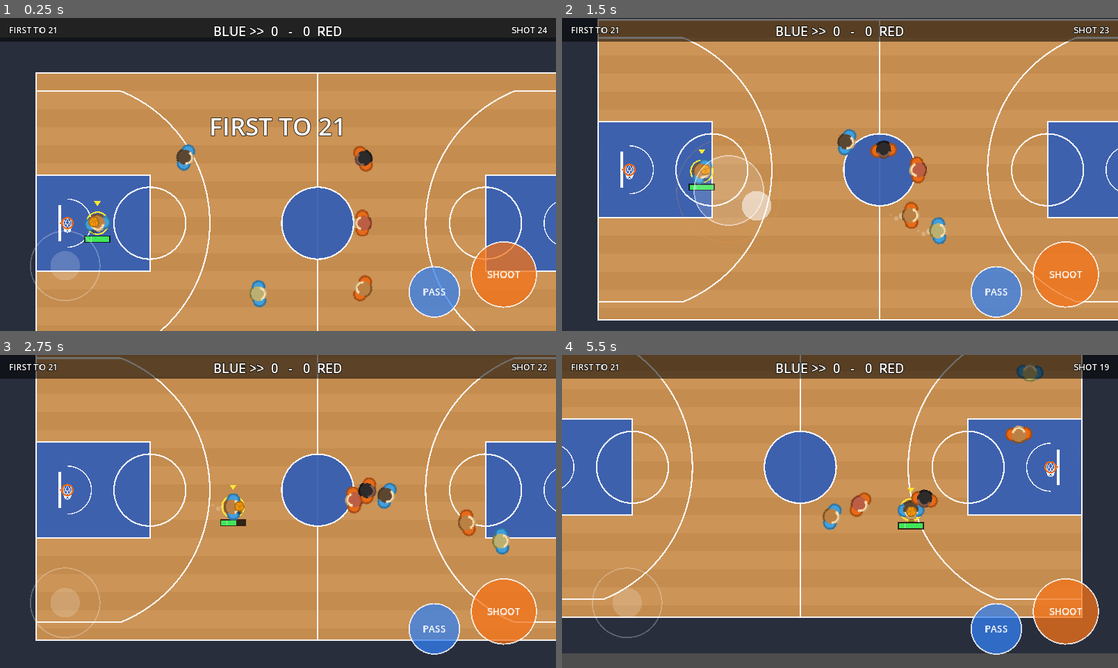
Above: before the commit, frames 1-4 (two rows, left to right).
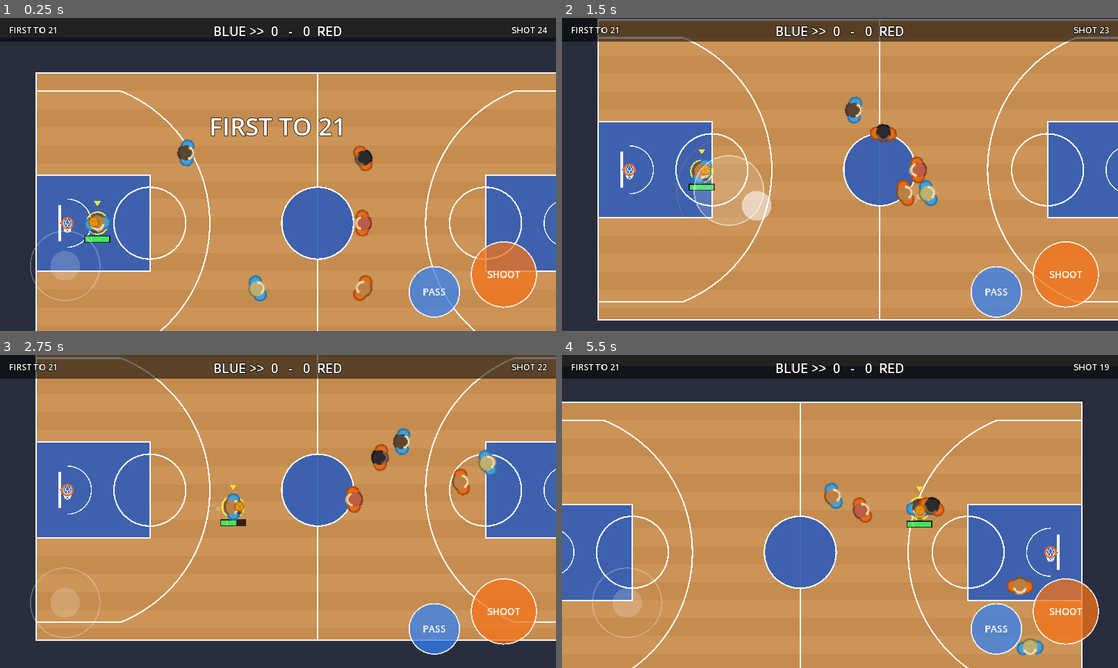
Above: after the commit, the same moments.

Repository: Kirmalo/road-trip-hoops
Game: Godot game, scene res://main.tscn
The game is run twice, just before and just after one commit, with the same random seed, the same clock (stepped at 60 frames per second) and the same inputs.
Inputs (mouse positions are in pixels of both pictures, inside the frame that each line leads up to):
- Up to frame 1 (0.25 s): no input
- Up to frame 2 (1.5 s): tap Enter at 0.5 s; move the mouse to (962, 158) at 0.52 s; hold D 0.53-1.25 s; tap J at 0.6 s; click (962, 158) at 0.67 s; tap Space at 0.77 s; drag from (728, 190) to (812, 237) at 1.27 s
- Up to frame 3 (2.75 s): move the mouse to (333, 442) at 2.02 s; hold D from 2.03 s (still down); hold Shift from 2.03 s (still down)
- Up to frame 4 (5.5 s): release D at 2.75 s; release Shift at 2.75 s; drag from (812, 574) to (673, 464) at 2.77 s; move the mouse to (1006, 558) at 3.52 s; hold A 3.53-4.25 s; tap K at 3.6 s; tap Space at 3.77 s; drag from (673, 464) to (756, 433) at 4.27 s; move the mouse to (867, 511) at 5.02 s; hold S from 5.03 s (still down); tap J at 5.1 s; click (867, 511) at 5.17 s

The runs differ from the first frame. In frame 1, 0.5% of the frame differs, in the area x 31-68%, y 38-93%; in frame 2, 1.6%; in frame 3, 1.6%; in frame 4, 55%, in the area x 0-100%, y 0-100%.

Commit message:
P3-06: player side of fouls and free throws; mirror offense spots by hoop
Fouls (defense.gd): a badly timed block jump that reaches the shooter's body
(too early, too late, or still up from a pump fake) fouls with
FOUL_BAD_JUMP_CHANCE (late jumps x FOUL_LATE_MULT); a poke at a ball the
handler shields with his body is a reach foul with FOUL_SHIELD_POKE_CHANCE.
The CPU sometimes reaches at a shielded ball (CPU_SHIELD_REACH). Calls
rules.call_foul(defender, fouled, kind) when it exists; a popup over the
fouler says why (FOUL: TOO LATE / TOO EARLY / BIT ON FAKE / REACH).

Free throws (player.gd, human_input.gd): while rules.ft_active everyone walks
to rules.ft_spot() and stands (no turbo, crossovers, pokes, block jumps); the
CPU shooter shoots after CPU_FT_WAIT with CPU_FT_QUALITY; the human uses the
meter and short taps are ignored; A only shoots for the shooter, B does
nothing, defense_action() is '-'. The last free throw's flight releases
everyone and the CPU boxes out.

spot_pos() mirrors the sideways offset by inward(hoop) (lead review, B1).

Co-Authored-By: Claude Opus 5.5 <noreply@anthropic.com>
Claude-Session: https://claude.ai/code/session_01K8WPuYbTD1xrCASynmgFd3

Diff:
--- a/scripts/defense.gd
+++ b/scripts/defense.gd
@@ -50,6 +50,29 @@
 const LAYUP_AIR_WINDOW := 0.12    # seconds after a layup leaves the hand that it can still be blocked
 const LAYUP_AIR_BLOCK_MULT := 0.5 # block chance x this on a layup already on its way up
 
+# ---- fouls (P3-06; owner Q3: bad timing only). Both the human and the CPU can foul; the call itself (whistle, free
+# throws, sideline ball) is rules.call_foul (P3-05). Target: about 3-6 fouls a game for both teams together. ----
+const FOUL_BAD_JUMP_CHANCE := 0.35  # a badly timed block jump that reaches the shooter's body: chance it is a foul
+const FOUL_CONTACT_FT := 3.0      # "reaches the shooter": the jumping defender is this close to the shooter's body
+                                  # (tighter than the block reach: a bad jump further off just misses)
+const FOUL_LATE_WINDOW := 0.2     # seconds after the block window that a late jump (still rising) into him fouls
+const FOUL_LATE_MULT := 0.35      # a late jump fouls with FOUL_BAD_JUMP_CHANCE x this (late jumps at layups are
+                                  # common and mostly catch only air: without it ~7 fouls a game)
+const FOUL_FAKE_WINDOW := 0.4    # a bad jump that started this soon after the shooter's pump fake: "bit on the fake"
+const FOUL_SHIELD_POKE_CHANCE := 0.2  # a poke at a ball the handler shields with his body: chance it is a reach foul
+                                  # (0.3 gave a STEAL-mashing human ~6 reach fouls a game)
+const FOUL_SHIELD_DEG := 120.0    # shielded: the angle handler->ball vs handler->defender is at least this (exposure 0)
+const CPU_SHIELD_REACH := 0.06    # CPU: ball shielded and his poke gap is up: chance he reaches in anyway (bad timing)
+const FOUL_POPUP_COLOR := Color(1.0, 0.85, 0.2)
+const FOUL_POPUP_SIZE := 34
+const FOUL_POPUP_RISE_FT := 6.0   # the reason popup floats this far above the fouler (over rules' "FOUL!" popup)
+const FOUL_REASONS := {           # what the popup over the fouler says, so the human sees why
+	"early": "FOUL: TOO EARLY",   # came down on the shooter (jumped before the shot)
+	"late": "FOUL: TOO LATE",     # jumped after the ball was gone, into his body
+	"fake": "FOUL: BIT ON FAKE",  # still up from jumping at a pump fake
+	"reach": "FOUL: REACH",       # poked through a shielded ball
+}
+
 # ---- CPU block jumps (P2-07) ----
 const CPU_JUMP_FT := 6.0          # the CPU defender jumps at a shooter this close when the shot (or fake) starts
 const CPU_JUMP_REACT_MIN := 0.12  # reaction delay in seconds, random between these
@@ -79,6 +102,10 @@
 var _cross_beat := false     # this crossover beats him
 var _cross_target := Vector2.ZERO   # where he was heading when the crossover started (he keeps going there)
 var _recover_t := 0.0        # seconds left of a recovery sprint
+
+# fouls (P3-06)
+var foul_pending := ""       # a bad rim-block jump that fouled: called once the shot is in the air (call_pending_fouls)
+var foul_rolled := -1        # game.shot_serial this defender's foul dice were rolled for (once per shot)
 
 func _init(player, g) -> void:
 	p = player
@@ -184,6 +211,9 @@
 	if not exposed:
 		game.stat("cpu_poke_skipped_shielded")
 		_poke_gap = CPU_POKE_RECHECK
+		if is_shielded(game, p, h) and game.rng.randf() < Difficulty.value(p.team, "shield_reach", CPU_SHIELD_REACH):
+			game.stat("cpu_shield_reaches")   # reaches in at a shielded ball anyway (badly timed): may foul
+			_poke(h)
 		return
 	if game.rng.randf() >= Difficulty.value(p.team, "poke_chance", CPU_POKE_CHANCE):
 		_poke_gap = CPU_POKE_RECHECK
@@ -196,6 +226,8 @@
 	var crossing: bool = "cross_t" in h and h.cross_t > 0.0
 	_poke_gap = CPU_POKE_CROSS_GAP if crossing else CPU_POKE_GAP
 	game.stat("cpu_pokes")
+	if try_reach_foul(game, p, h):
+		return
 	game.attempt_steal(p)
 
 # The other team's shooter worth jumping at: the handler, or the shooter of a ball still in its block window.
@@ -285,8 +317,124 @@
 		_count_try(g, d, good)
 		var chance: float = d.block_chance(good) * (DUNK_BLOCK_MULT if dunk else 1.0)
 		if g.rng.randf() < chance:
+			clear_pending_fouls(g, shooter)   # blocked: no foul on this shot
 			return d
+		if not good:
+			# a bad jump into him at the release (late: still rising; early: coming down): maybe a foul, called once
+			# the shot is in the air (player.release_rim_shot -> call_pending_fouls)
+			var why: String = "late" if tim == "wait" else _early_reason(d, shooter)
+			if _foul_roll(g, d, shooter, g.shot_serial + 1, why):
+				d.def.foul_pending = why
 	return null
+
+# ---------------- fouls (P3-06) ----------------
+
+# free throws are on (rules.ft_active, P3-05; false while that isn't merged)
+static func ft_on(g) -> bool:
+	return g.rules != null and "ft_active" in g.rules and bool(g.rules.ft_active)
+
+# A bad block jump that reaches the shooter: rolls FOUL_BAD_JUMP_CHANCE once per shot (serial). Good timing never
+# calls this. The CPU doesn't change its jumping to avoid fouls.
+static func _foul_roll(g, d, shooter, serial: int, why: String) -> bool:
+	if d.def.foul_rolled == serial:
+		return false
+	if d.position.distance_to(shooter.position) > FOUL_CONTACT_FT * g.FT:
+		return false   # a bad jump, but not into his body: just a miss
+	d.def.foul_rolled = serial
+	g.stat("bad_jump_contacts_" + why)
+	var chance: float = Difficulty.value(d.team, "foul_bad_jump", FOUL_BAD_JUMP_CHANCE)
+	return g.rng.randf() < chance * (FOUL_LATE_MULT if why == "late" else 1.0)
+
+# a jump that is already coming down at the release: "fake" if it started at the shooter's pump fake, else "early"
+static func _early_reason(d, shooter) -> String:
+	if "since_fake" in shooter:
+		var after_fake: float = shooter.since_fake - d.block_jump_t
+		if after_fake >= 0.0 and after_fake <= FOUL_FAKE_WINDOW:
+			return "fake"
+	return "early"
+
+# called by player.release_rim_shot once the dunk/layup is in the air: the first pending bad-jump foul is called
+static func call_pending_fouls(g, shooter) -> void:
+	var fouler = null
+	var why := ""
+	for d in g.teams[1 - shooter.team]:
+		if d.def.foul_pending != "" and fouler == null:
+			fouler = d
+			why = d.def.foul_pending
+		d.def.foul_pending = ""
+	if fouler != null:
+		commit_foul(g, fouler, shooter, "shooting", why)
+
+static func clear_pending_fouls(g, shooter) -> void:
+	for d in g.teams[1 - shooter.team]:
+		d.def.foul_pending = ""
+
+# Counts the foul, shows why over the fouler, and calls the rules (P3-05; guarded so this branch runs alone).
+# kind: "shooting" or "reach"; why: a FOUL_REASONS key.
+static func commit_foul(g, d, fouled, kind: String, why: String) -> void:
+	var human: bool = g.is_human(d)
+	if kind == "reach":
+		g.stat("fouls_shield_poke")
+		g.stat("fouls_shield_poke_t%d" % d.team)
+		if human:
+			g.stat("human_fouls_reach")
+	else:
+		g.stat("foul_bad_jumps")
+		g.stat("fouls_block")
+		g.stat("fouls_block_t%d" % d.team)
+		g.stat("fouls_block_" + why)
+		if human:
+			g.stat("human_fouls_block")
+	if g.fx != null:
+		var col: Color = FOUL_POPUP_COLOR if human else g.TEAM_COLORS[d.team]
+		g.fx.popup(String(FOUL_REASONS.get(why, "FOUL")), d.position + Vector2(0, -FOUL_POPUP_RISE_FT * g.FT), col,
+				FOUL_POPUP_SIZE + (6 if human else 0))
+	if g.rules != null and g.rules.has_method("call_foul"):
+		g.rules.call_foul(d, fouled, kind)
+	else:
+		g.stat("fouls_uncalled")   # rules.call_foul not merged yet (P3-05): counted, play goes on
+		if human:
+			g.stat("human_fouls")  # P3-05's call_foul counts this once merged
+
+# The handler's body is between the defender and the ball: a poke now reaches through him.
+static func is_shielded(g, d, h) -> bool:
+	var ball = g.ball
+	if h == null or d == null or ball.state != ball.HELD or ball.holder != h or h.team == d.team:
+		return false
+	if h.shooting or h.rim_kind != "" or ("fake_t" in h and h.fake_t > 0.0) or ("cross_t" in h and h.cross_t > 0.0):
+		return false   # the ball is up or crossing in front: not shielded
+	if d.position.distance_to(h.position) > g.STEAL_POKE_PX:
+		return false
+	var to_ball: Vector2 = ball.position - h.position
+	var to_def: Vector2 = d.position - h.position
+	if to_ball.length() < 0.01 or to_def.length() < 0.01:
+		return false
+	return rad_to_deg(absf(to_ball.angle_to(to_def))) >= FOUL_SHIELD_DEG
+
+# P3-05's main.attempt_steal may roll its own reach foul (FOUL_REACH_CHANCE): then this file leaves the dice to it,
+# so a shielded poke is never rolled twice
+static func _reach_foul_elsewhere(g) -> bool:
+	for o in [g, g.rules]:
+		if o != null and o.get_script() != null and o.get_script().get_script_constant_map().has("FOUL_REACH_CHANCE"):
+			return true
+	return false
+
+# A poke (human STEAL or CPU) at a shielded ball: a reach foul with FOUL_SHIELD_POKE_CHANCE. True if it fouled (then
+# don't also attempt the steal). Called right before game.attempt_steal.
+static func try_reach_foul(g, d, h) -> bool:
+	if h == null or d.stumble_t > 0.0 or d.steal_cooldown > 0.0 or not is_shielded(g, d, h):
+		return false
+	g.stat("shield_pokes_t%d" % d.team)
+	if g.is_human(d):
+		g.stat("human_shield_pokes")
+	if _reach_foul_elsewhere(g):
+		return false
+	if g.rng.randf() >= Difficulty.value(d.team, "shield_poke_foul", FOUL_SHIELD_POKE_CHANCE):
+		return false
+	d.steal_cooldown = g.STEAL_COOLDOWN
+	d.poke_t = g.STEAL_POKE_FREEZE
+	commit_foul(g, d, h, "reach", "reach")
+	return true
 
 # Jump-shot (and layup) blocks on timing, every frame from main.gd: while the shot is in its first
 # JUMPER_BLOCK_WINDOW seconds, an airborne defender near the ball gets one try per shot. Also counts early jumps.
@@ -303,12 +451,15 @@
 			g.stat("jumps_early")   # landed before any shot left the hand (jumped too soon, or at a fake)
 			g.stat("jumps_early_t%d" % pl.team)
 		dd._was_air = air
-	if ball.state != ball.SHOT or ball.shooter == null:
-		return
+	if ball.state != ball.SHOT or ball.shooter == null or ft_on(g):
+		return   # (free throws: no blocks, no fouls)
 	if ball.shot_kind == "dunk" or (ball.shot_kind == "layup" and not LAYUP_AIR_BLOCKS):
 		return
 	var layup: bool = ball.shot_kind == "layup"
-	if ball.shot_t * ball.shot_time >= (LAYUP_AIR_WINDOW if layup else JUMPER_BLOCK_WINDOW):
+	var window: float = LAYUP_AIR_WINDOW if layup else JUMPER_BLOCK_WINDOW
+	var since: float = ball.shot_t * ball.shot_time
+	if since >= window:
+		_check_late_fouls(g, since, window)
 		return
 	for d in g.teams[1 - ball.shooter.team]:
 		if d.block_jump_t < 0.0 or d.def.rolled_shot == g.shot_serial:
@@ -325,3 +476,22 @@
 			g.stat("layup_air_blocks" if layup else "jumper_blocks")
 			g.block_shot(d)
 			return
+		var why: String = _early_reason(d, ball.shooter)
+		if not good and _foul_roll(g, d, ball.shooter, g.shot_serial, why):
+			commit_foul(g, d, ball.shooter, "shooting", why)   # came down on him
+			return
+
+# Just after the block window: a defender who jumped after the ball was gone (too late to block it) and is still
+# rising into the shooter can foul him (once per shot)
+static func _check_late_fouls(g, since: float, window: float) -> void:
+	if since >= window + FOUL_LATE_WINDOW:
+		return
+	var ball = g.ball
+	for d in g.teams[1 - ball.shooter.team]:
+		if d.block_jump_t < 0.0 or d.def.rolled_shot == g.shot_serial or d.def.foul_rolled == g.shot_serial:
+			continue
+		if d.block_jump_t >= since or _jump_timing(d) != "wait":
+			continue   # jumped before the release, or already high: not a late jump into him
+		if _foul_roll(g, d, ball.shooter, g.shot_serial, "late"):
+			commit_foul(g, d, ball.shooter, "shooting", "late")
+			return
--- a/scripts/human_input.gd
+++ b/scripts/human_input.gd
@@ -42,6 +42,8 @@
 const CALL_CUT_FT := 12.0         # within this many feet of the rim ... (ball.gd ALLEY_FT)
 const CALL_CUT_SPEED := 0.6       # ... and moving toward it at this fraction of top speed = cutting: the pass is a lob
 const CALL_TURN_RATE := 14.0      # how fast the passer turns to face the caller while the call is live
+
+const DefenseScript = preload("res://scripts/defense.gd")   # reach fouls and the free-throw check (P3-06)
 
 var game
 
@@ -90,6 +92,12 @@
 		return
 	_a_down_at = _time
 	_a_meter = false
+	if ft_on():
+		# free throws (P3-06): A only shoots, and only for the shooter at the line; otherwise it does nothing
+		if h.has_ball() and h.has_method("at_free_throw") and h.at_free_throw():
+			h.start_shot()
+			_a_meter = h.shooting
+		return
 	if h.has_ball():
 		h.start_shot()
 		_a_meter = h.shooting and h.rim_kind == ""
@@ -98,8 +106,8 @@
 			h.assist_off_t = h.ASSIST_PRESS_OFF   # STEAL/BLOCK takes over from the defensive assist (player.gd)
 		if defense_action() == "BLOCK":
 			block_jump(h)
-		else:
-			game.attempt_steal(h)
+		elif not DefenseScript.try_reach_foul(game, h, game.ball.holder):
+			game.attempt_steal(h)   # (a poke through a shielded ball may be a reach foul instead, P3-06)
 
 # the opponent the human would jump at: the handler, or the shooter of a ball still in its block window
 func block_threat():
@@ -114,8 +122,14 @@
 		return ball.shooter
 	return null
 
-# "BLOCK" or "STEAL": what A does on defense right now (main.gd shows it on the button)
+# free throws are on (rules.ft_active, P3-05)
+func ft_on() -> bool:
+	return DefenseScript.ft_on(game)
+
+# "BLOCK" or "STEAL": what A does on defense right now (main.gd shows it on the button); "-" during free throws
 func defense_action() -> String:
+	if ft_on():
+		return "-"
 	var h = game.human_player
 	# a lob (alley-oop) coming to a player you're close to: BLOCK, so you can jump to meet the catch
 	var b = game.ball
@@ -156,8 +170,8 @@
 
 func b_pressed() -> void:
 	var h = game.human_player
-	if h == null or game.game_over:
-		return
+	if h == null or game.game_over or ft_on():
+		return   # (free throws: B does nothing)
 	if h.has_ball():
 		var to = pass_target(game._input_vector())
 		game.do_pass(h, to)
@@ -320,7 +334,7 @@
 
 # flicks only count while the human holds the ball on the floor and isn't in the shot meter
 func flick_ready() -> bool:
-	if game.autoplay or game.game_over:
+	if game.autoplay or game.game_over or ft_on():
 		return false
 	var h = game.human_player
 	if h == null or not h.has_ball() or h.shooting or h.rim_kind != "":
--- a/scripts/player.gd
+++ b/scripts/player.gd
@@ -231,6 +231,25 @@
 var lob_jump_wait := -1.0         # CPU defender: seconds until he jumps at a lob's dunk (< 0 = none planned)
 var lob_read_target = null        # CPU defender: the lob receiver he is running at
 
+# ---- free throws (P3-06; the sequence itself is rules.gd, P3-05). While rules.ft_active everyone walks to
+# rules.ft_spot(self) and stands: no turbo, crossovers, pokes or block jumps. On the last free throw everyone is
+# released when the ball leaves the hand; the CPU boxes out for the live rebound. ----
+const CPU_FT_WAIT_MIN := 0.8      # CPU at the line: seconds with the ball before he shoots, random between these
+const CPU_FT_WAIT_MAX := 1.4
+const CPU_FT_WAIT_CAP := 3.0      # ... he shoots by then even if he never got right onto his spot
+const CPU_FT_QUALITY_MIN := 0.97  # CPU free-throw quality, random between these (x main's FT_BASE 0.72: ~70-77%)
+const CPU_FT_QUALITY_MAX := 1.07
+const FT_SPOT_TOL_FT := 1.0       # "at the spot": this close to rules.ft_spot()
+const FT_WALK_MULT := 0.8         # walking to the free-throw spots (no sprint)
+const BOXOUT_FT := 2.5            # box-out: get this far in front of the nearest opponent, on his line to the rim
+const BOXOUT_SPEED := 0.9         # speed multiplier while boxing out
+const BOXOUT_CRASH_T := 0.6       # fraction of the free throw's flight after which the chasers go for the ball
+
+static var ft_box_serial := -1    # game.shot_serial of the last free throw of a trip, in the air (everyone released)
+var ft_wait := -1.0               # CPU at the line: seconds until he shoots (< 0 = not counting)
+var ft_wait_total := 0.0
+var _box_counted := -1
+
 var rim_kind := ""                # "dunk" or "layup" while in the air, "" otherwise
 var jump_t := 0.0                 # seconds since take-off
 var jump_time := 0.0
@@ -283,6 +302,8 @@
 	if t == Difficulty.CPU_TEAM and i == 0:
 		Difficulty.init_once()   # saved level, then --difficulty (autoplay/humantest default to Hard)
 		game.stat("difficulty_" + Difficulty.level_name())
+	if t == 0 and i == 0:
+		ft_box_serial = -1       # static: a restarted game starts shot_serial at 0 again
 
 func has_ball() -> bool:
 	return game.ball.state == game.ball.HELD and game.ball.holder == self
@@ -322,6 +343,8 @@
 			cpu_shot_time -= delta
 			if cpu_shot_time <= 0.0:
 				release_shot()
+	elif ft_frozen():
+		desired = ft_stand(delta, is_human)   # free throws: walk to the spot and stand (the shooter shoots from it)
 	elif is_human:
 		desired = input_vec.limit_length(1.0) * speed * (0.94 if has_ball() else 1.0)
 		var ball = game.ball
@@ -456,7 +479,7 @@
 
 # A defender jumps to block. False if already airborne, off balance or holding the ball.
 func start_block_jump() -> bool:
-	if is_airborne() or stumble_t > 0.0 or has_ball():
+	if is_airborne() or stumble_t > 0.0 or has_ball() or ft_frozen():   # (no block jumps during free throws)
 		return false
 	block_jump_t = 0.0
 	block_jump_vel = velocity * BLOCK_JUMP_MOMENTUM
@@ -503,7 +526,7 @@
 # A quick cut toward `dir` with the ball switching hands in front of the body. Called by human_input.gd on a flick
 # and by the CPU handler. Owner (Q1): crossover only, so every kind (including "spin") is a crossover.
 func start_crossover(dir: Vector2, kind: String) -> void:
-	if not has_ball() or shooting or is_airborne() or stumble_t > 0.0:
+	if not has_ball() or shooting or is_airborne() or stumble_t > 0.0 or ft_frozen():
 		return
 	if cross_cd > 0.0 or cross_t > 0.0:
 		if game.is_human(self):
@@ -752,7 +775,7 @@
 			end_pump_fake()   # out of a pump fake straight into the real shot
 			game.stat("pump_then_shoot_t%d" % team)
 		var d_ft: float = position.distance_to(game.attack_hoop(team)) / game.FT
-		if d_ft <= LAYUP_RANGE:
+		if d_ft <= LAYUP_RANGE and not at_free_throw():
 			start_rim_move(d_ft)
 			return
 		shooting = true
@@ -767,6 +790,11 @@
 	if not shooting or rim_kind != "":
 		return  # dunks and layups release on their own
 	if game.is_human(self) and is_pump_tap():
+		if at_free_throw():
+			shooting = false      # no pump fake at the line: a short tap is ignored (hold and release to shoot)
+			shot_charge = 0.0
+			game.stat("human_ft_taps_ignored")
+			return
 		if since_fake < PUMP_COOLDOWN:
 			shooting = false      # another fake too soon after the last one: the tap does nothing
 			shot_charge = 0.0
@@ -775,6 +803,9 @@
 		start_pump_fake()     # a short tap of SHOOT: pump fake instead of a near-useless 0.6 shot (owner Q2)
 		return
 	shooting = false
+	if at_free_throw():
+		release_free_throw()
+		return
 	var quality := 1.0
 	if game.is_human(self):
 		var c := shot_charge
@@ -816,6 +847,31 @@
 		if three:
 			game.stat("jumper_three_makes_t%d" % team)
 
+# A free throw leaves the hand: the human's meter (perfect 1.3, normal 1.0, bad 0.6) or the CPU's
+# CPU_FT_QUALITY range; no contest or sprint penalties. main.release_shot scores it with rules' FT odds (P3-05).
+func release_free_throw() -> void:
+	var quality := 1.0
+	if game.is_human(self):
+		var c := shot_charge
+		if c >= green_lo() and c <= green_hi():
+			quality = 1.3
+			game.show_message("PERFECT RELEASE", 0.8)
+		elif c >= 0.6 and c <= 1.05:
+			quality = 1.0
+		else:
+			quality = 0.6
+	else:
+		var q: float = game.rng.randf_range(CPU_FT_QUALITY_MIN, CPU_FT_QUALITY_MAX)
+		quality = Difficulty.value(team, "ft_quality", q)
+	# the last free throw of the trip (ft_left still counts the one in my hands): its flight releases everyone
+	var last: bool = not ("ft_left" in game.rules) or int(game.rules.ft_left) <= 1
+	game.release_shot(self, quality)
+	var ball = game.ball
+	if ball.state == ball.SHOT and ball.shooter == self:
+		game.stat("ft_releases_t%d" % team)
+		if last:
+			ft_box_serial = game.shot_serial
+
 # the nearest defender is right on me (main.shot_probability's full contest), on balance, not trailing behind me,
 # and not still in the air from biting on an earlier fake
 func is_closely_contested() -> bool:
@@ -928,6 +984,9 @@
 	count_pump_and_score()
 	if ball.state == ball.SHOT:
 		ball.blocked_checked = true  # the take-off contest replaces the CPU jump-shot contest
+		Defense.call_pending_fouls(game, self)   # a bad block jump into me at the release (P3-06): and-one or FTs
+	else:
+		Defense.clear_pending_fouls(game, self)
 
 # ---------------- CPU brain ----------------
 
@@ -937,6 +996,14 @@
 	cpu_turbo_want = false
 	var my_hoop: Vector2 = game.attack_hoop(team)
 
+	# the last free throw is up: box out first, the chasers crash the glass late in its flight
+	if ft_box_live() and ball.shooter != self and not (ball.shot_t > BOXOUT_CRASH_T and game.is_chaser(self)):
+		target = boxout_spot()
+		speed_mult = BOXOUT_SPEED
+		if _box_counted != ft_box_serial:
+			_box_counted = ft_box_serial
+			game.stat("ft_boxouts_t%d" % team)
+		return
 	# chase loose balls and rebounds (sprint for them)
 	if ball.state == ball.LOOSE:
 		if game.is_chaser(self):
@@ -963,9 +1030,73 @@
 		defense_ai(delta)
 		lob_defense()
 
+# the sideways offset is mirrored by the attack direction too, so both hoops are mirror images (like
+# main.reset_positions and the inbound spot: B1)
 func spot_pos(hoop: Vector2, i: int) -> Vector2:
 	var s: Vector2 = SPOTS[i]
-	return hoop + Vector2(game.inward(hoop) * s.x * game.FT, s.y * game.FT)
+	var dir: float = game.inward(hoop)
+	return hoop + Vector2(dir * s.x * game.FT, dir * s.y * game.FT)
+
+# ---------------- free throws (P3-06) ----------------
+
+# rules.ft_active (P3-05); false while that isn't merged
+func ft_on() -> bool:
+	return Defense.ft_on(game)
+
+# this player is the one at the line
+func at_free_throw() -> bool:
+	return ft_on() and game.rules.ft_shooter == self
+
+# the last free throw of the trip is in the air: everyone is released (the CPU boxes out)
+func ft_box_live() -> bool:
+	var ball = game.ball
+	return ft_box_serial >= 0 and ball.state == ball.SHOT and game.shot_serial == ft_box_serial
+
+# standing for a free throw: from the setup until the last one leaves the hand
+func ft_frozen() -> bool:
+	return ft_on() and not ft_box_live()
+
+# During free throws: walk to my spot and stand. The CPU shooter shoots CPU_FT_WAIT after he has the ball.
+func ft_stand(delta: float, is_human: bool) -> Vector2:
+	cross_t = 0.0
+	cpu_drive_t = 0.0
+	alley_cut = false
+	lob_jump_wait = -1.0
+	lob_read_target = null
+	if def != null:
+		def._jump_wait = -1.0
+		def._poke_wait = -1.0
+		def.foul_pending = ""
+	var spot: Vector2 = position
+	if game.rules.has_method("ft_spot"):
+		spot = game.rules.ft_spot(self)
+	var desired: Vector2 = seek(spot, FT_WALK_MULT)
+	if not is_human and at_free_throw() and has_ball() and not shooting:
+		if ft_wait < 0.0:
+			ft_wait = game.rng.randf_range(CPU_FT_WAIT_MIN, CPU_FT_WAIT_MAX)
+			ft_wait_total = 0.0
+		ft_wait_total += delta
+		if position.distance_to(spot) <= FT_SPOT_TOL_FT * game.FT:
+			ft_wait -= delta
+		if ft_wait <= 0.0 or ft_wait_total >= CPU_FT_WAIT_CAP:
+			ft_wait = -1.0
+			game.stat("cpu_ft_shots")
+			start_shot()
+			return Vector2.ZERO
+	elif not has_ball():
+		ft_wait = -1.0
+	return desired
+
+# CPU box-out while the last free throw is in the air: get between the nearest opponent and the rim
+func boxout_spot() -> Vector2:
+	var hoop: Vector2 = game.ball.shot_hoop
+	var o = game.nearest_opponent(self)
+	if o == null:
+		return position
+	var line: Vector2 = hoop - o.position
+	if line.length() < 1.0:
+		return position
+	return o.position + line.normalized() * minf(BOXOUT_FT * game.FT, line.length() * 0.5)
 
 func offball_ai(delta: float, hoop: Vector2) -> void:
 	spot_timer -= delta
